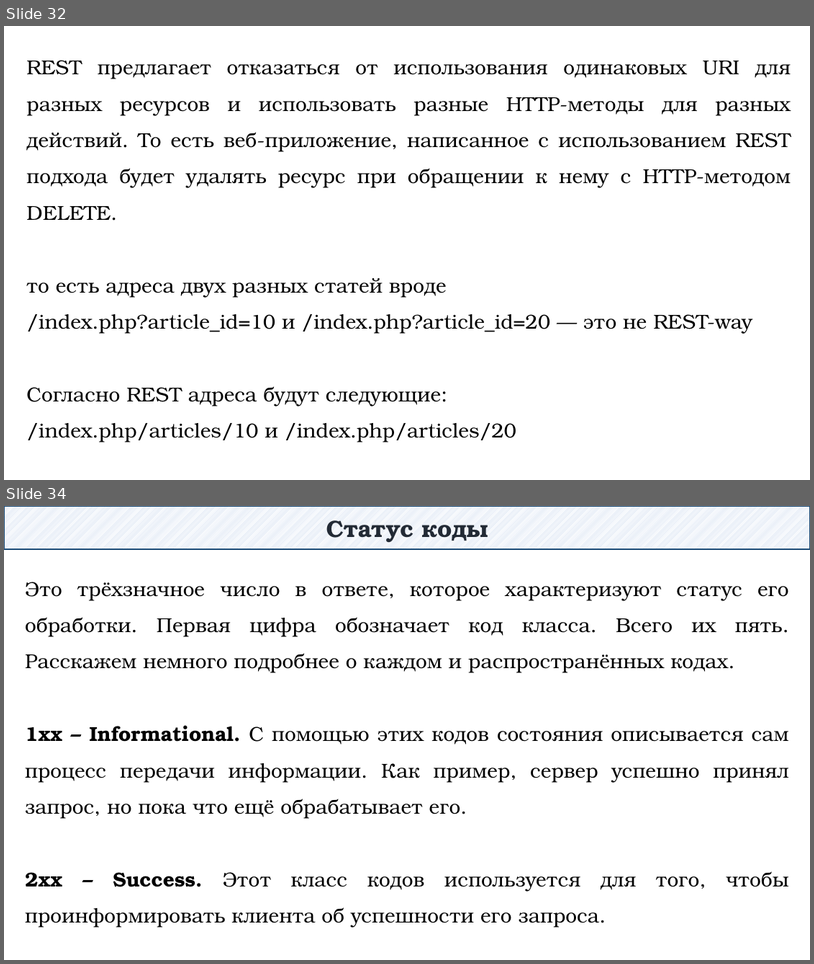
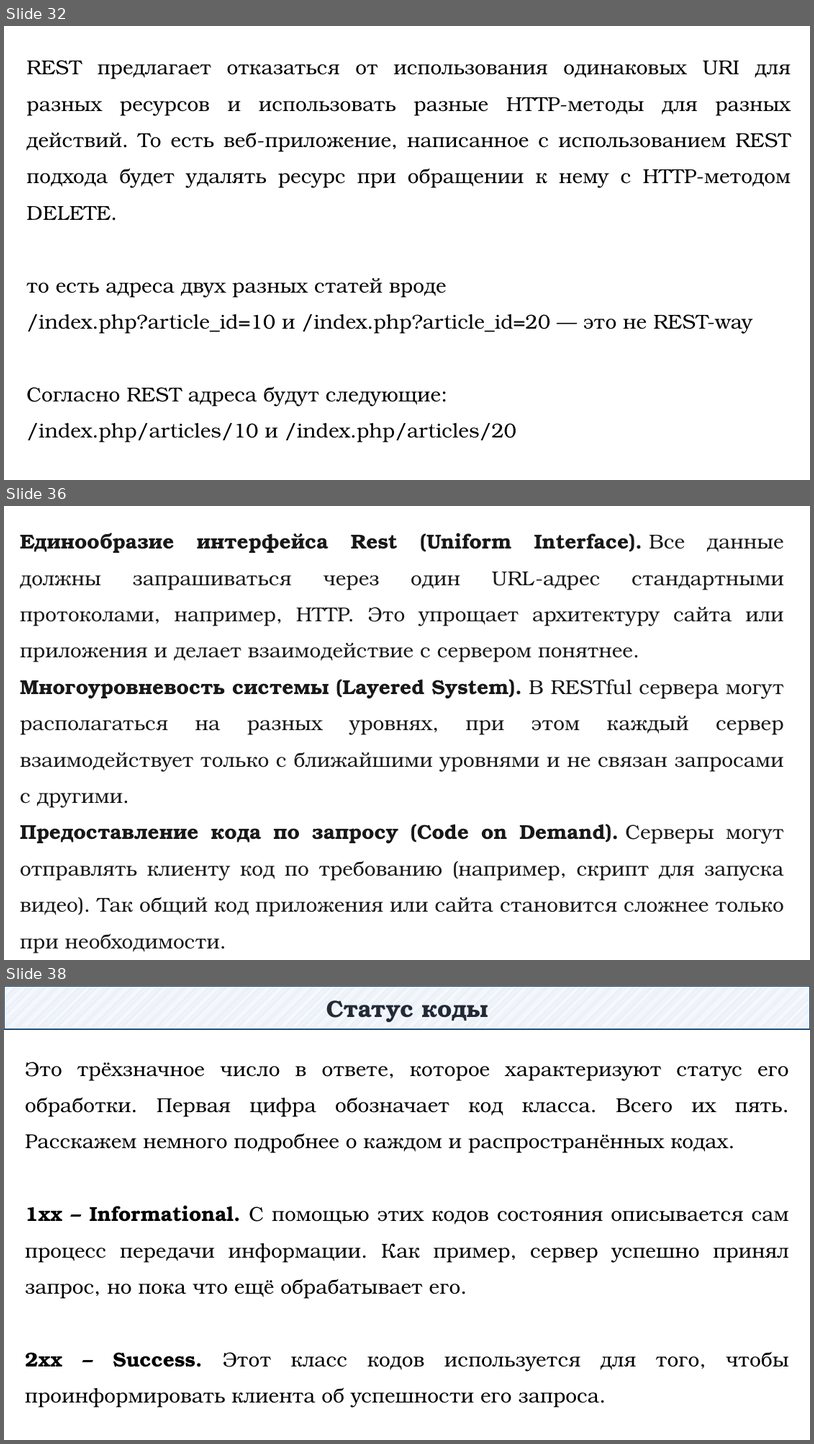
Before and after one commit to DaniilKlyukin/OOP-4, a slide deck: Лекции/ООП 1 лек 3.pptx. Shown one above the other, each under a label of ours: slides 32 and 34 before the commit, slides 32, 36 and 38 after it; the slides between them are not shown. The pictures are 814x964 and 814x1444 pixels, drawn with LibreOffice and Linux fonts; fonts in the diff are those of the drawing. Boxes give left, top, right and bottom in pixels: in the first picture for what was removed or moved away, otherwise in the second. Text is boxed around its words. In the diff, an @@ line names an element or a change of style, - is before the commit and + after.

```diff
--- a/Лекции/ООП 1 лек 3.pptx
+++ b/Лекции/ООП 1 лек 3.pptx
@@ slide 36 added at (x1=4, y1=506, x2=810, y2=960), background #FFFFFF @@
@@ text added at (x1=20, y1=533, x2=784, y2=953), 24 pt, text #181818 @@
+Единообразие интерфейса Rest (Uniform Interface). Все данные должны запрашиваться через один URL-адрес стандартными протоколами, например, HTTP. Это упрощает архитектуру сайта или приложения и делает взаимодействие с сервером понятнее.
+Многоуровневость системы (Layered System). В RESTful сервера могут располагаться на разных уровнях, при этом каждый сервер взаимодействует только с ближайшими уровнями и не связан запросами с другими.
+Предоставление кода по запросу (Code on Demand). Серверы могут отправлять клиенту код по требованию (например, скрипт для запуска видео). Так общий код приложения или сайта становится сложнее только при необходимости.
@@ what was slide 34 is now slide 38 @@
```
Also in this commit, not shown: 1 slide changed, 3 other slides added, 45 other files.
